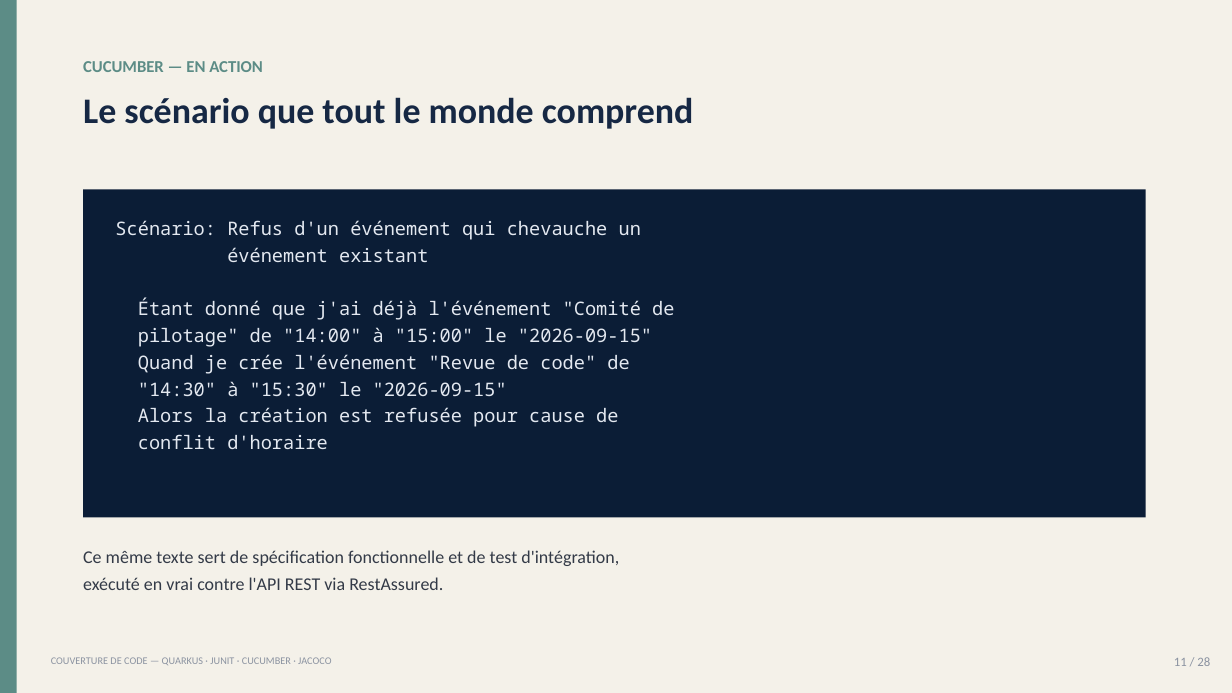
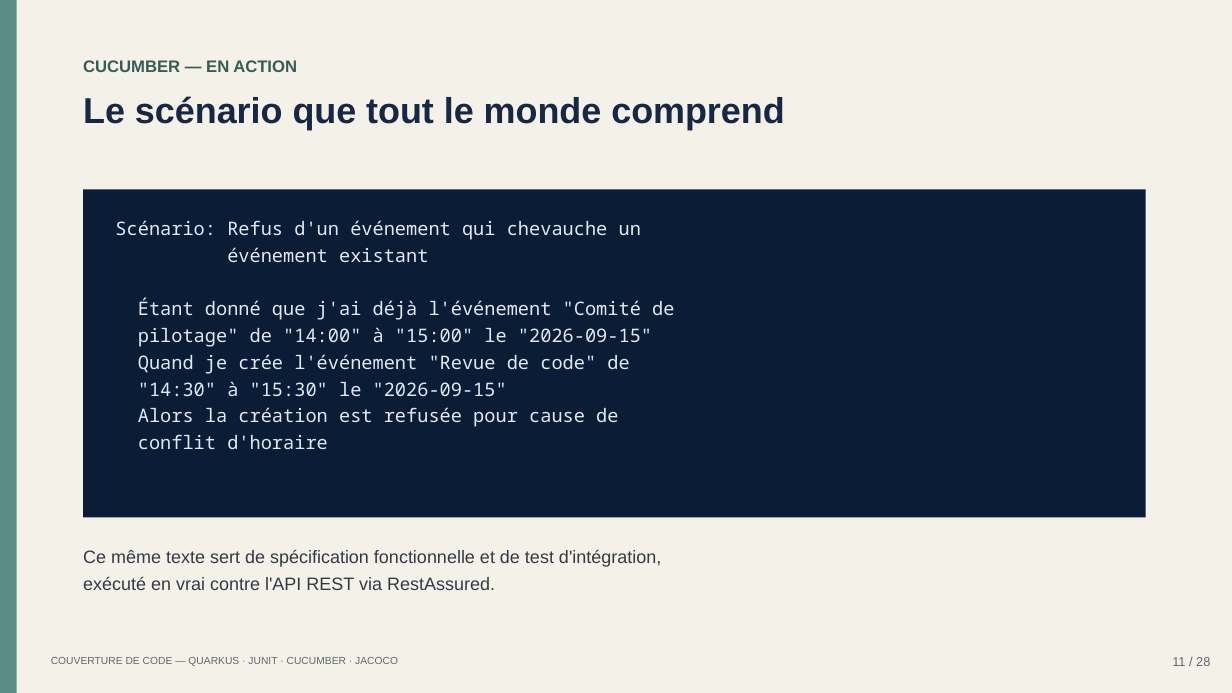
Before and after one commit to sidevconcept/couverture-junit-cucumber-jacoco, a slide deck: slide 11 of presentation/couverture-code-conference.pptx. Drawn at 1232x693 pixels with LibreOffice and Linux fonts; fonts in the diff are those of the drawing. Boxes give left, top, right and bottom in pixels: in the first picture for what was removed or moved away, otherwise in the second. Text is boxed around its words. In the diff, an @@ line names an element or a change of style, - is before the commit and + after.

```diff
--- a/presentation/couverture-code-conference.pptx
+++ b/presentation/couverture-code-conference.pptx
@@ text "CUCUMBER — EN ACTION" at (x1=83, y1=60, x2=297, y2=72): font Calibri to Arial, text colour #5C8C86 to #355C57 @@
@@ text "Le scénario que tout le ..." at (x1=83, y1=96, x2=784, y2=130): font Calibri to Arial @@
@@ text "Ce même texte sert de ..." at (x1=83, y1=550, x2=661, y2=590): font Calibri to Arial @@
@@ text "COUVERTURE DE CODE — QUARKUS ..." at (x1=51, y1=657, x2=398, y2=666): font Calibri to Arial, text colour #8B93A1 to #5E6674 @@
@@ text "11 / 28" at (x1=1172, y1=657, x2=1210, y2=666): font Calibri to Arial, text colour #8B93A1 to #5E6674 @@
```
Also in this commit, not shown: 27 other slides changed, 4 other files.
